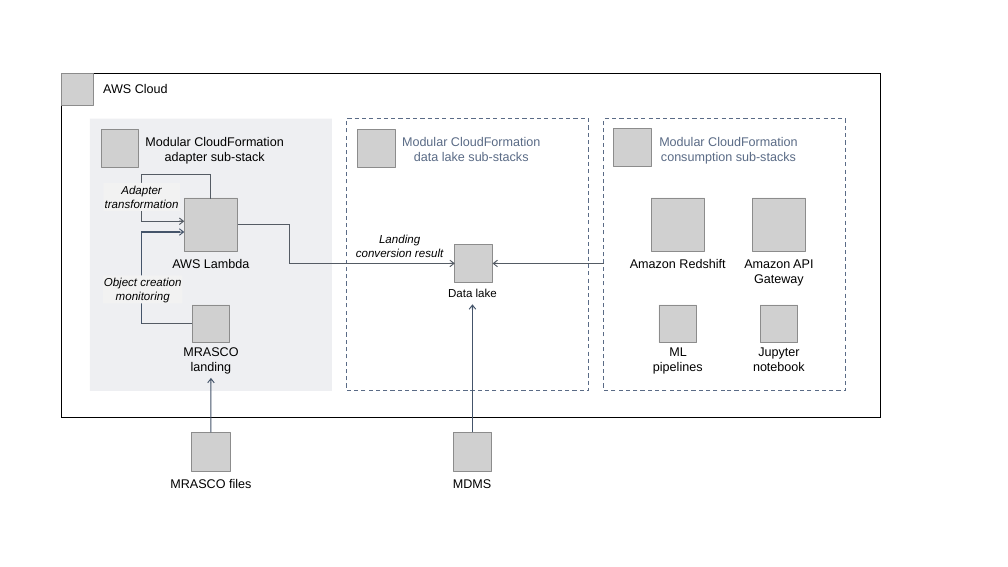
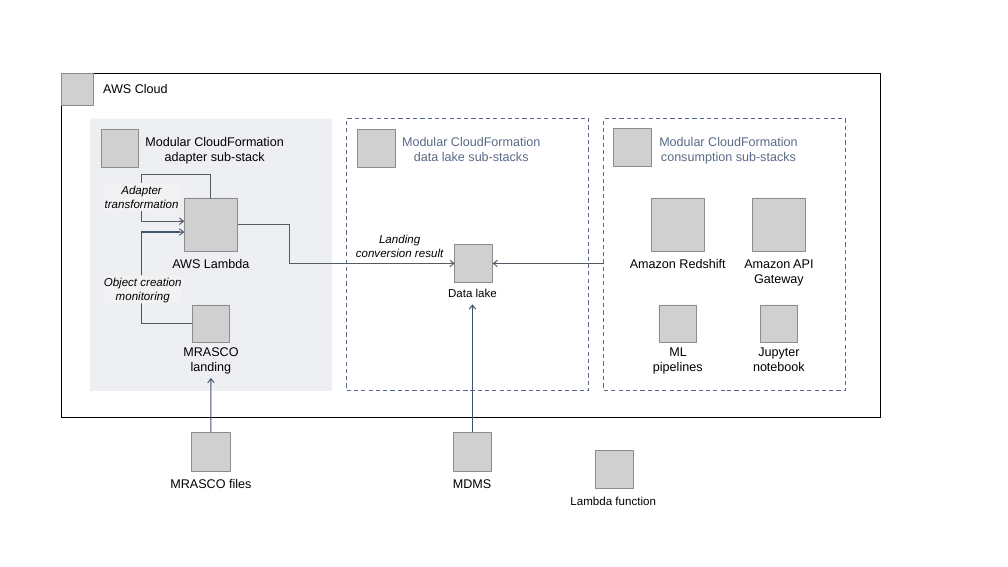
Before and after one commit to aws-quickstart/quickstart-aws-utility-meter-data-analytics-platform, a slide deck: slide 1 of docs/images/MRASCO-adapter-architecture-diagram.pptx. Drawn at 1008x567 pixels with LibreOffice and Linux fonts; fonts in the diff are those of the drawing; grey boxes stand for pictures. Boxes give left, top, right and bottom in pixels: in the first picture for what was removed or moved away, otherwise in the second. Text is boxed around its words. In the diff, an @@ line names an element or a change of style, - is before the commit and + after.

```diff
--- a/docs/images/MRASCO-adapter-architecture-diagram.pptx
+++ b/docs/images/MRASCO-adapter-architecture-diagram.pptx
@@ picture added at (595,451,633,488) @@
@@ text added at (570,496,656,505), 11 pt, text #000000 @@
+Lambda function
```
Also in this commit, not shown: 1 slide added.
